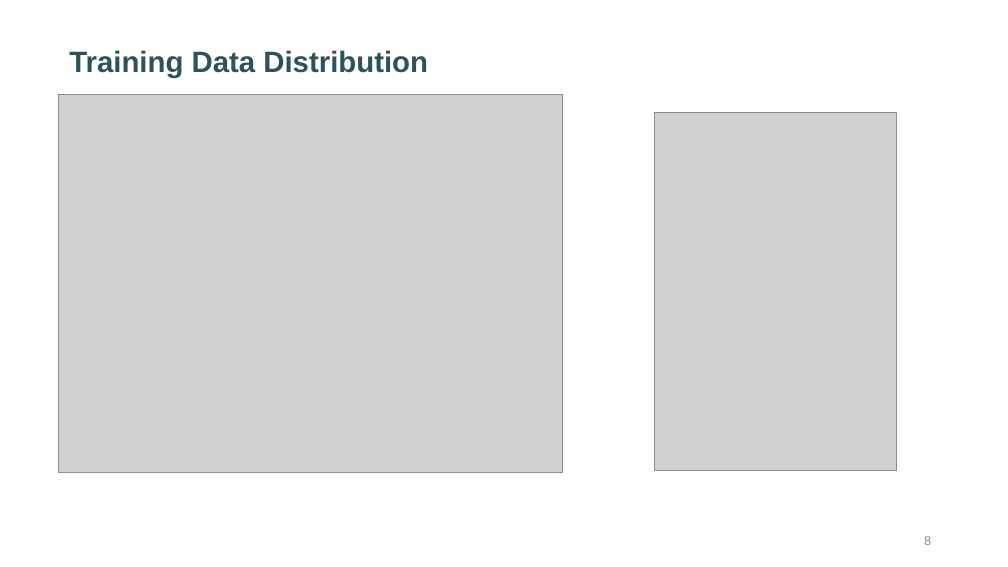
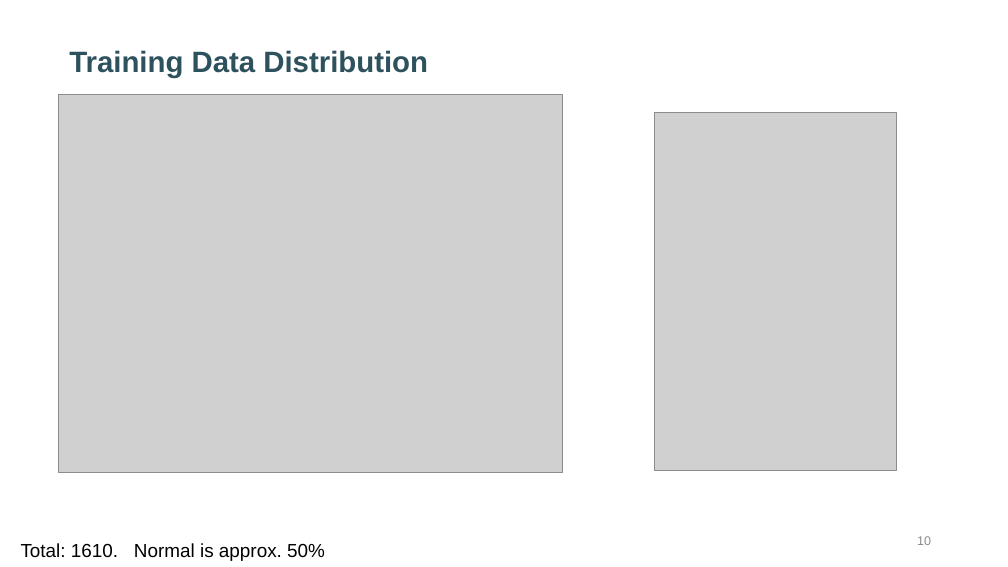
Before and after one commit to karthik111/video_anomaly_detection, a slide deck: slide 10 of docs/Video Anomaly Detection – Design Notes v5.pptx (slide 8 before the commit). Drawn at 1008x567 pixels with LibreOffice and Linux fonts; fonts in the diff are those of the drawing; grey boxes stand for pictures. Boxes give left, top, right and bottom in pixels: in the first picture for what was removed or moved away, otherwise in the second. Text is boxed around its words. In the diff, an @@ line names an element or a change of style, - is before the commit and + after.

```diff
--- a/docs/Video Anomaly Detection – Design Notes v5.pptx
+++ b/docs/Video Anomaly Detection – Design Notes v5.pptx
@@ page number at box(917, 536, 931, 545): text changed @@
-8
+10
@@ text added at box(21, 543, 325, 561), 18 pt, text #000000 @@
+Total: 1610. Normal is approx. 50%
```
Also in this commit, not shown: 3 other slides changed, 8 slides added, 9 other files.
